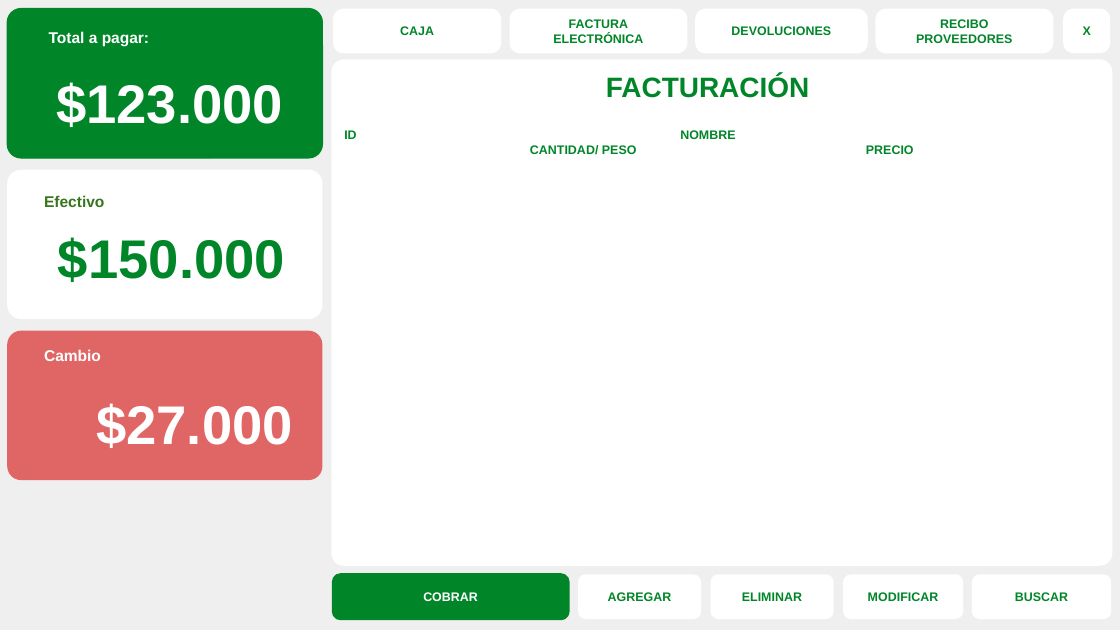
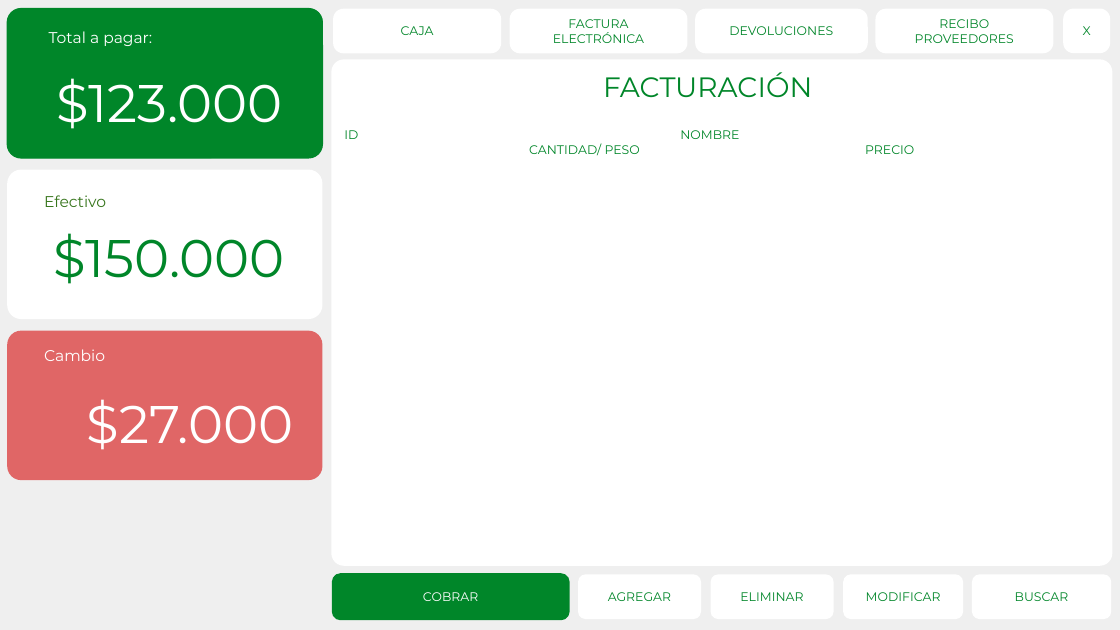
Before and after one commit to edwynacosta/PALMA-WEB, a slide deck: slide 6 of Listas de Interfaces PALMA Software.pptx. Drawn at 1120x630 pixels with LibreOffice and Linux fonts; fonts in the diff are those of the drawing. Boxes give left, top, right and bottom in pixels: in the first picture for what was removed or moved away, otherwise in the second. Text is boxed around its words. In the diff, an @@ line names an element or a change of style, - is before the commit and + after.

Commit message:
División de interfaces
1. LOGIN edwyn
2. FRAMES (elección donde quiero ir) edwyn
3. CAJA edwyn
10. CUENTAS edwyn

```diff
--- a/Listas de Interfaces PALMA Software.pptx
+++ b/Listas de Interfaces PALMA Software.pptx
@@ font Arial to Montserrat, bold off in 15 elements at <box>333,9,501,54</box>, <box>578,575,701,619</box>, <box>711,575,834,619</box>, <box>843,575,963,619</box>, <box>49,31,152,46</box>, <box>44,195,106,207</box>, <box>44,349,105,361</box>, <box>603,72,812,97</box>, <box>344,130,914,155</box>, <box>972,575,1111,619</box>, <box>333,575,568,619</box>, <box>1063,9,1110,54</box>, <box>696,9,868,54</box>, <box>510,9,688,54</box>, <box>876,9,1054,54</box> @@
@@ size 35 to 34 pt, font Arial to Montserrat, bold off in 3 elements at <box>56,78,282,129</box>, <box>87,399,293,450</box>, <box>54,233,285,284</box> @@
@@ text "$27.000": place and size @@
-text "$27.000" at <box>96,403,293,448</box>
+text "$27.000" at <box>87,399,293,450</box>
```
Also in this commit, not shown: 3 other slides changed, 7 slides added.
